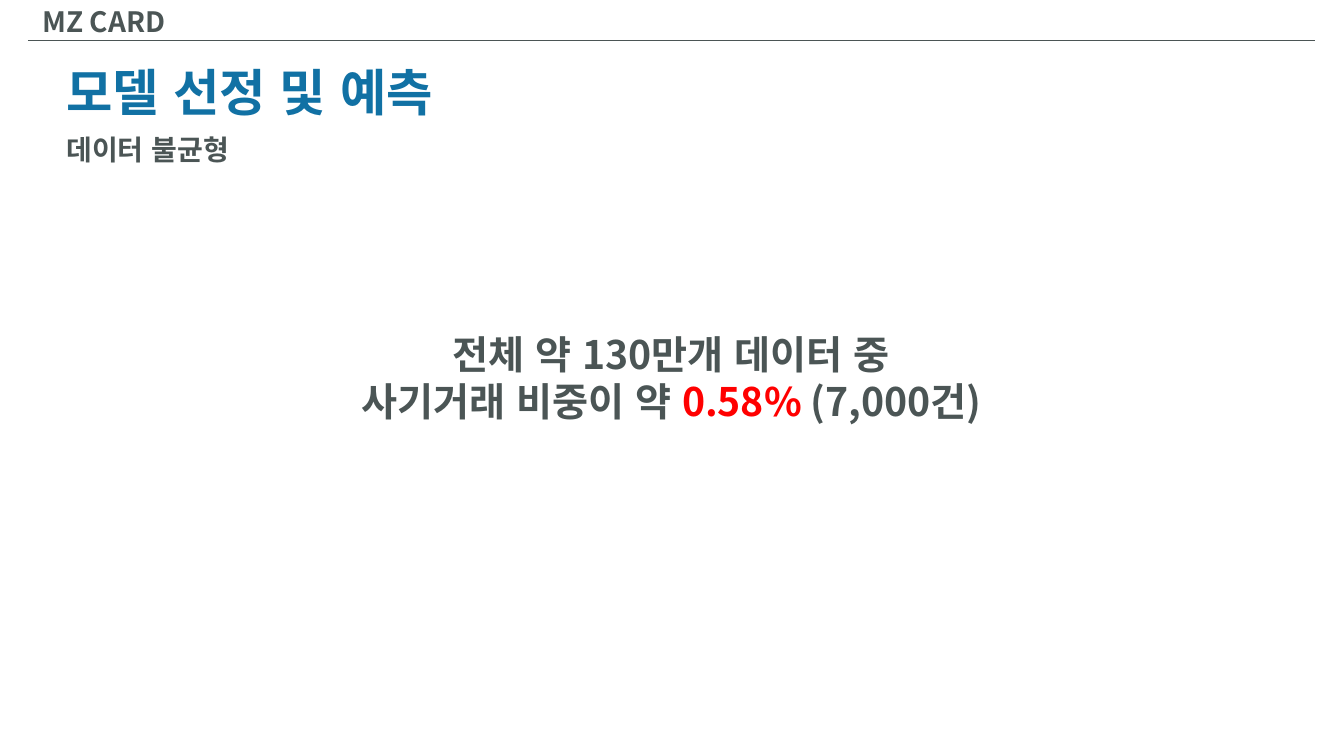
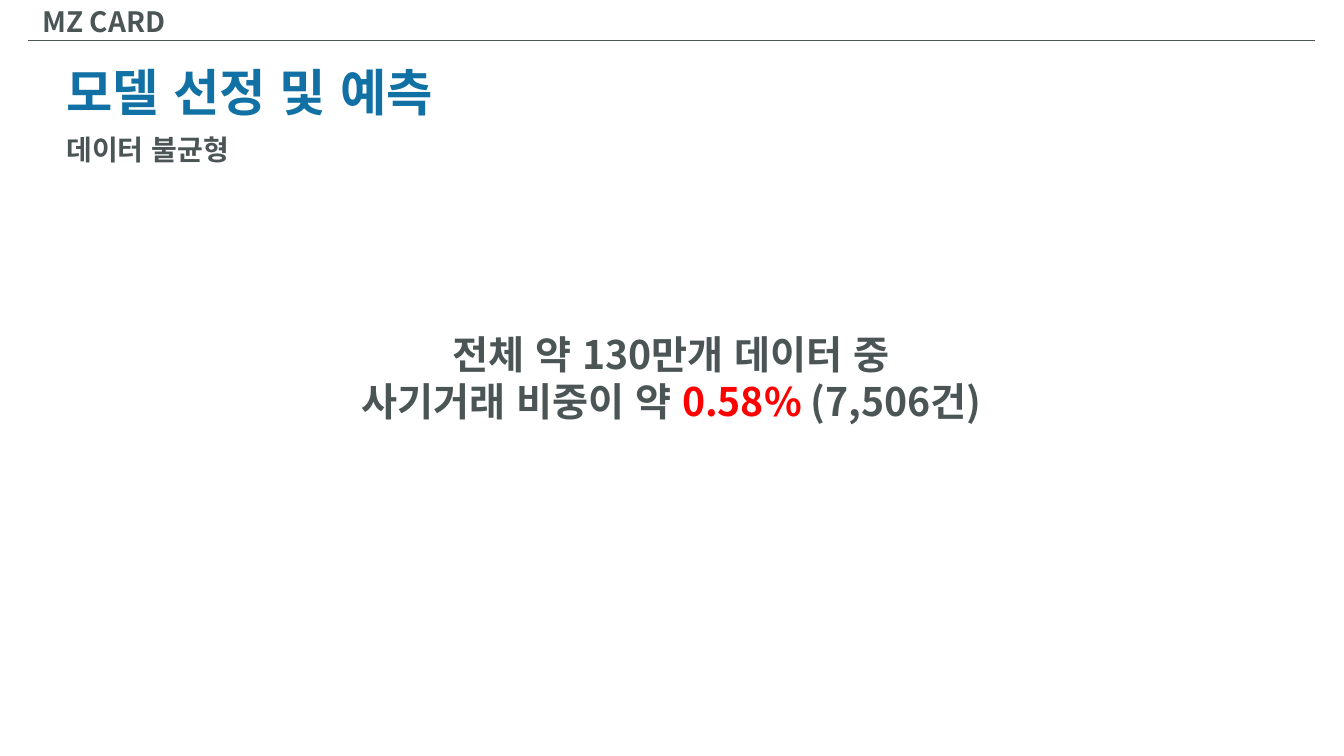
Before and after one commit to InjaeJayLee/mzcard, a slide deck: slide 24 of MZCARD.pptx. Drawn at 1344x756 pixels with LibreOffice and Linux fonts; fonts in the diff are those of the drawing. Boxes give left, top, right and bottom in pixels: in the first picture for what was removed or moved away, otherwise in the second. Text is boxed around its words. In the diff, an @@ line names an element or a change of style, - is before the commit and + after.

```diff
--- a/MZCARD.pptx
+++ b/MZCARD.pptx
@@ text at [361,383,982,424]: text changed @@
-사기거래 비중이 약 0.58% (7,000건)
+사기거래 비중이 약 0.58% (7,506건)
```
Also in this commit, not shown: 6 other slides changed, 3 slides added, 1 slide removed, 1 other file.
